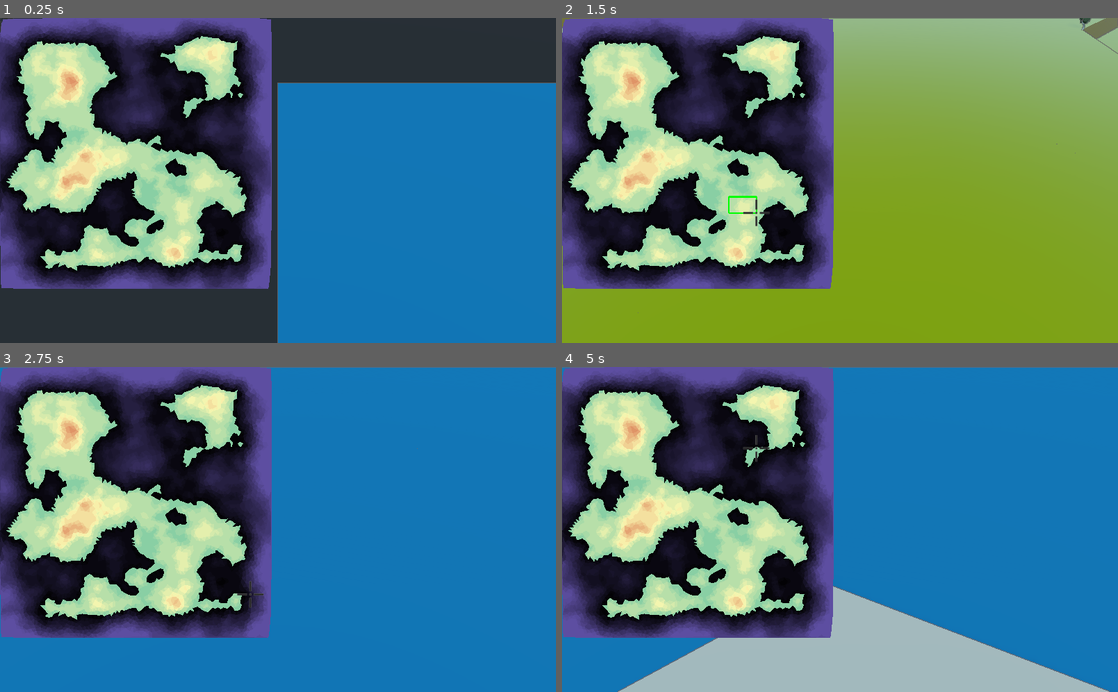
Above: before the commit, frames 1-4 (two rows, left to right).
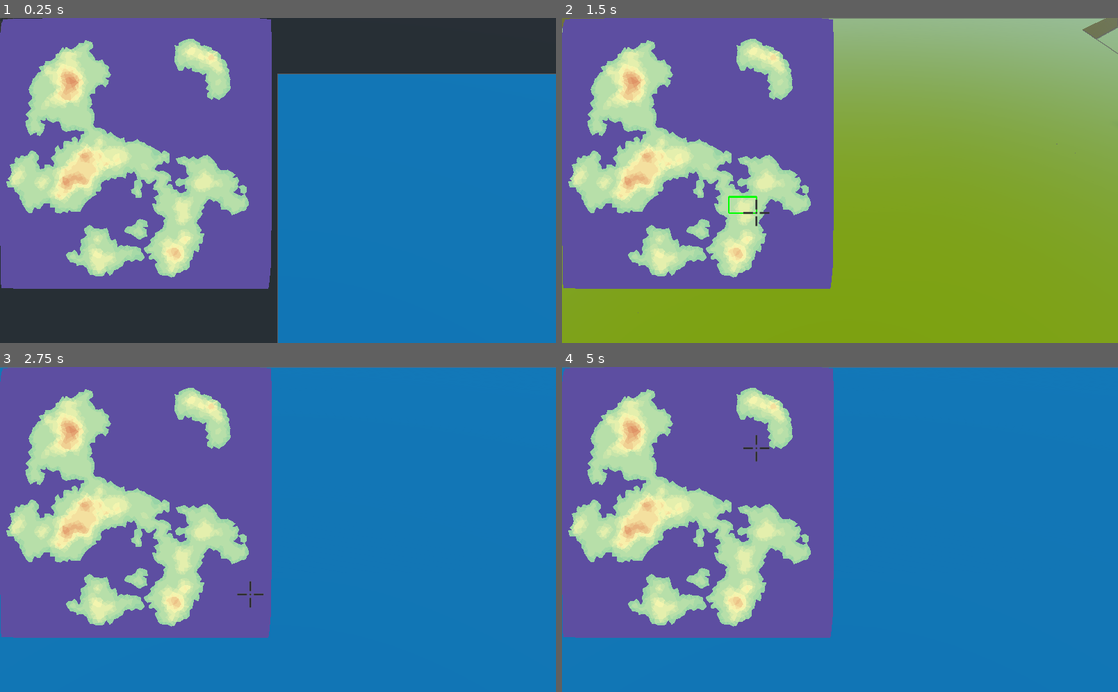
Above: after the commit, the same moments.

Repository: eriwyn/societer
Game: Godot game, scene res://world/game.tscn
The game is run twice, just before and just after one commit, with the same random seed, the same clock (stepped at 60 frames per second) and the same inputs.
Inputs (mouse positions are in pixels of both pictures, inside the frame that each line leads up to):
- Up to frame 1 (0.25 s): no input
- Up to frame 2 (1.5 s): tap Enter at 0.5 s; move the mouse to (962, 164) at 0.52 s; press the mouse at (962, 164) at 0.53 s; release the mouse at (962, 164) at 1.25 s; tap Space at 1.25 s; drag from (728, 196) to (812, 245) at 1.27 s
- Up to frame 3 (2.75 s): tap Enter at 2 s; move the mouse to (333, 458) at 2.02 s; press the mouse at (333, 458) at 2.03 s
- Up to frame 4 (5 s): release the mouse at (895, 458) at 2.75 s; tap Space at 2.75 s; drag from (812, 594) to (673, 480) at 2.77 s; move the mouse to (1006, 578) at 3.52 s; press the mouse at (1006, 578) at 3.53 s; release the mouse at (1006, 578) at 4.25 s; tap Enter at 4.25 s; drag from (673, 480) to (756, 448) at 4.27 s

The runs differ from the first frame. In frame 1, 26% of the frame differs, in the area x 0-100%, y 0-84%; in frame 2, 25%; in frame 3, 25%; in frame 4, 38%, in the area x 0-99%, y 0-100%.

Commit message:
meilleurs bordures

Diff:
--- a/ui/map/map.gd
+++ b/ui/map/map.gd
@@ -12,10 +12,11 @@
 		colors.add_point(0.25,  Color("#fbf8b0")) # yellow
 		colors.add_point(0.0,  Color("#89cfa5")) # green
 		colors.add_point(-0.999,  Color("#5e4fa2")) # blue
-		var color = colors.interpolate(min(triangle.get_elevation()+0.001, 0.999))
-		if triangle.get_data("ocean"):
-			var factor = pow((triangle.get_elevation()+1), 10) / 5.0
-			color = Color("#5e4fa2") + Color(factor, factor, factor, 0.0)
+		var color = colors.interpolate(min(triangle.get_elevation() + 0.001, 0.999))
+		# color = Color.green
+		if triangle.is_water():
+			# var factor = pow((triangle.get_elevation()+1.001), 10) / 5.0
+			color = Color("#5e4fa2")
 		if triangle.polygon().size() > 2:
 			draw_polygon(triangle.polygon(), PoolColorArray([color]))
 
--- a/utils/terrain/Terrain.gd
+++ b/utils/terrain/Terrain.gd
@@ -94,6 +94,11 @@
 		for point in points():
 			polygon.append(point.point2d())
 		return polygon
+
+	func is_water():
+		if get_elevation() <= 0:
+			return true
+		return false
 
 # Points iterator
 class Points:
--- a/world/World3d.gd
+++ b/world/World3d.gd
@@ -14,19 +14,22 @@
 	st.begin(Mesh.PRIMITIVE_TRIANGLES)
 	# st.add_smooth_group(true)
 	for triangle in terrain.get_triangles():
-		var factor = Vector3(1, 12*10, 1)
-		for edge in triangle.edges():
-			if triangle.get_elevation() > edge.opposite_triangle().get_elevation():
-				st.add_vertex(Vector3(edge.start().point3d().x, triangle.get_elevation(), edge.start().point3d().z) * factor)
-				st.add_vertex(Vector3(edge.end().point3d().x, triangle.get_elevation(), edge.end().point3d().z) * factor)
-				st.add_vertex(Vector3(edge.start().point3d().x, edge.opposite_triangle().get_elevation(), edge.start().point3d().z) * factor)
+		if not triangle.is_water():
+			if triangle.get_elevation() < 0:
+				print(triangle.get_elevation())
+			var factor = Vector3(1, 120, 1)
+			for edge in triangle.edges():
+				if triangle.get_elevation() > edge.opposite_triangle().get_elevation():
+					st.add_vertex(Vector3(edge.start().point3d().x, triangle.get_elevation(), edge.start().point3d().z) * factor)
+					st.add_vertex(Vector3(edge.end().point3d().x, triangle.get_elevation(), edge.end().point3d().z) * factor)
+					st.add_vertex(Vector3(edge.start().point3d().x, edge.opposite_triangle().get_elevation(), edge.start().point3d().z) * factor)
 
-				st.add_vertex(Vector3(edge.end().point3d().x, triangle.get_elevation(), edge.end().point3d().z) * factor)
-				st.add_vertex(Vector3(edge.end().point3d().x, edge.opposite_triangle().get_elevation(), edge.end().point3d().z) * factor)
-				st.add_vertex(Vector3(edge.start().point3d().x, edge.opposite_triangle().get_elevation(), edge.start().point3d().z) * factor)
+					st.add_vertex(Vector3(edge.end().point3d().x, triangle.get_elevation(), edge.end().point3d().z) * factor)
+					st.add_vertex(Vector3(edge.end().point3d().x, edge.opposite_triangle().get_elevation(), edge.end().point3d().z) * factor)
+					st.add_vertex(Vector3(edge.start().point3d().x, edge.opposite_triangle().get_elevation(), edge.start().point3d().z) * factor)
 
-		for point in triangle.points():
-			st.add_vertex(Vector3(point.point3d().x, triangle.get_elevation(), point.point3d().z) * factor)
+			for point in triangle.points():
+				st.add_vertex(Vector3(point.point3d().x, triangle.get_elevation(), point.point3d().z) * factor)
 
 	st.generate_normals()
 #	st.generate_tangents()
--- a/world/game.gd
+++ b/world/game.gd
@@ -58,18 +58,25 @@
 	# 	point.set_data("coast", point_is_coast(point))
 	# 	if point.get_data("river"):
 	# 		set_river_path(point)
+	var triangles = 0
 	for triangle in terrain.get_triangles():
+		triangles += 1
 		triangle.set_elevation(find_elevation(triangle.center2d()))
 		# triangle.set_data("elevation", triangle_find_elevation(triangle))
 		triangle.set_data("water", triangle_is_water(triangle))
-		triangle.set_data("ocean", false)
-		for point in triangle.points():
-			if point.get_data("ocean"):
-				triangle.set_data("ocean", true)
-	for edge in terrain.get_edges():
-		edge.set_data("coast", edge_is_coast(edge))
-		edge.set_data("river", edge_is_river(edge))
-
+		if not triangle.get_data("water"):
+			if triangle.get_elevation() < 0:
+				print(triangle.get_elevation())
+		if triangle.is_water():
+			triangle.set_elevation(0)
+	# 	triangle.set_data("ocean", false)
+	# 	for point in triangle.points():
+	# 		if point.get_data("ocean"):
+	# 			triangle.set_data("ocean", true)
+	# for edge in terrain.get_edges():
+	# 	edge.set_data("coast", edge_is_coast(edge))
+	# 	edge.set_data("river", edge_is_river(edge))
+	print(triangles)
 func fill_oceans():
 	var stack = []
 	for point in terrain.get_points():
@@ -115,23 +122,24 @@
 	path.append(point.get_index())
 	for index in path:
 		terrain.get_point(index).set_data("river", true)
-		terrain.get_point(index).set_data("water", true)
+		# terrain.get_point(index).set_data("water", true)
 
 # Point
 
 func find_elevation(point):
 
-	var border = border_width + rng.randf_range(-20.0, 20.0)
+	# var border = border_width + rng.randf_range(-20.0, 20.0)
 	var elevation = noise.get_noise_2d(point.x / wavelength, point.y / wavelength)
 
-	if point.x < border:
-		elevation -= ((border - point.x) / border) / 2.0
-	if point.y < border:
-		elevation -= (border - point.y) / border
-	if point.x > width - border:
-		elevation -= (border - (width - point.x)) / border
-	if point.y > height - border:
-		elevation -= (border - (height - point.y)) / border
+	var nx = 2 * point.x / width - 1
+	var ny = 2 * point.y / height - 1
+
+	var radius = range_lerp(elevation, -1, 1, 0.8, 1.0)
+
+	var distance = 1 - (1-pow(nx, 2)) * (1-pow(ny,2))
+	distance = sqrt(pow(nx, 2) + pow(ny, 2))
+	if distance > radius:
+		elevation = (elevation - range_lerp(distance, radius, 1.0, 0.0, 1.0))
 
 	elevation = max(elevation, -1)
 
@@ -144,7 +152,7 @@
 	return elevation
 
 func point_is_water(point):
-	if (point.get_elevation() <= 0):
+	if (point.get_elevation() < 0):
 		return true
 	return false
 
@@ -177,7 +185,7 @@
 	return elevation
 
 func triangle_is_water(triangle):
-	if triangle.get_elevation() < 0:
+	if triangle.get_elevation() <= 0.0:
 		return true
 	return false
 
@@ -196,10 +204,10 @@
 func add_trees():
 	rng.randomize()
 	var treescene = load("res://entities/environment/birchtree/birchtree.tscn")
-	for point in terrain.get_points():
-		if not point.get_data("water"):
+	for triangle in terrain.get_triangles():
+		if not triangle.get_data("water"):
 			var num = rng.randi_range(0, 5)
 			if num == 1:
 				var tree = treescene.instance()
-				tree.translation = Vector3(point.point3d() * Vector3(1, 12*10, 1))
+				tree.translation = Vector3(triangle.center3d() * Vector3(1, 12*10, 1))
 				add_child(tree)
--- a/world/game.tscn
+++ b/world/game.tscn
@@ -28,7 +28,7 @@
 script = ExtResource( 4 )
 
 [node name="Water" type="MeshInstance" parent="World3d"]
-transform = Transform( 1, 0, 0, 0, 1, 0, 0, 0, 1, 1000, -0.5, 1000 )
+transform = Transform( 1, 0, 0, 0, 1, 0, 0, 0, 1, 1000, 0, 1000 )
 mesh = SubResource( 1 )
 material/0 = SubResource( 2 )
 
